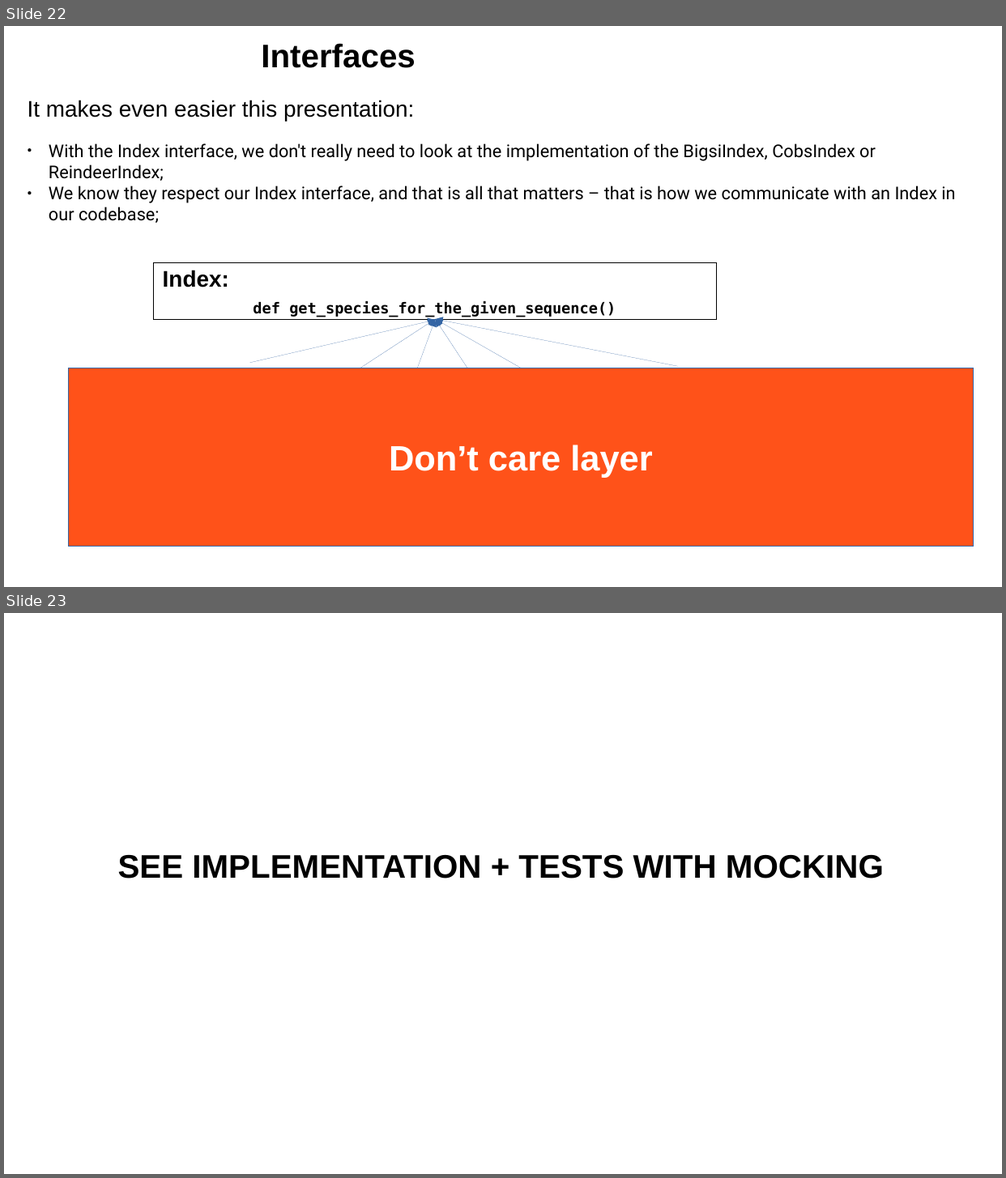
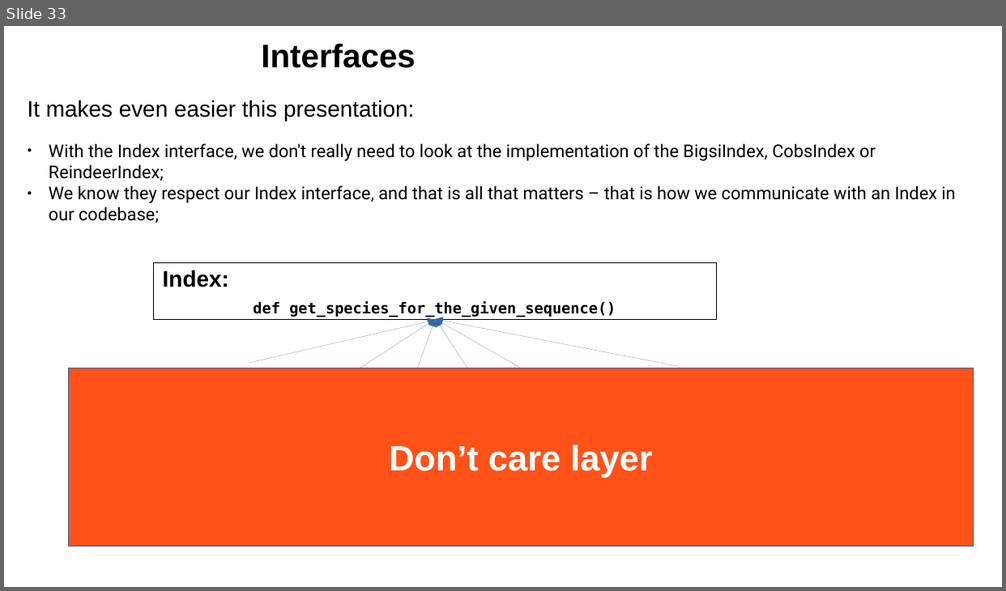
Before and after one commit to leoisl/mocking_grp_meeting, a slide deck: slides/slides.odp. Shown one above the other, each under a label of ours: slides 22 and 23 before the commit, slide 33 after it. The pictures are 1006x1178 and 1006x591 pixels, drawn with LibreOffice and Linux fonts; fonts in the diff are those of the drawing. Boxes give left, top, right and bottom in pixels: in the first picture for what was removed or moved away, otherwise in the second. Text is boxed around its words. In the diff, an @@ line names an element or a change of style, - is before the commit and + after.

```diff
--- a/slides/slides.odp
+++ b/slides/slides.odp
@@ slide 23 removed at bbox=[4, 613, 1002, 1174], background #FFFFFF @@
@@ text removed at bbox=[118, 855, 884, 879] @@
-SEE IMPLEMENTATION + TESTS WITH MOCKING
@@ what was slide 22 is now slide 33 @@
```
Also in this commit, not shown: 7 slides changed, 13 slides added, 1 other slide removed, 8 other files.
